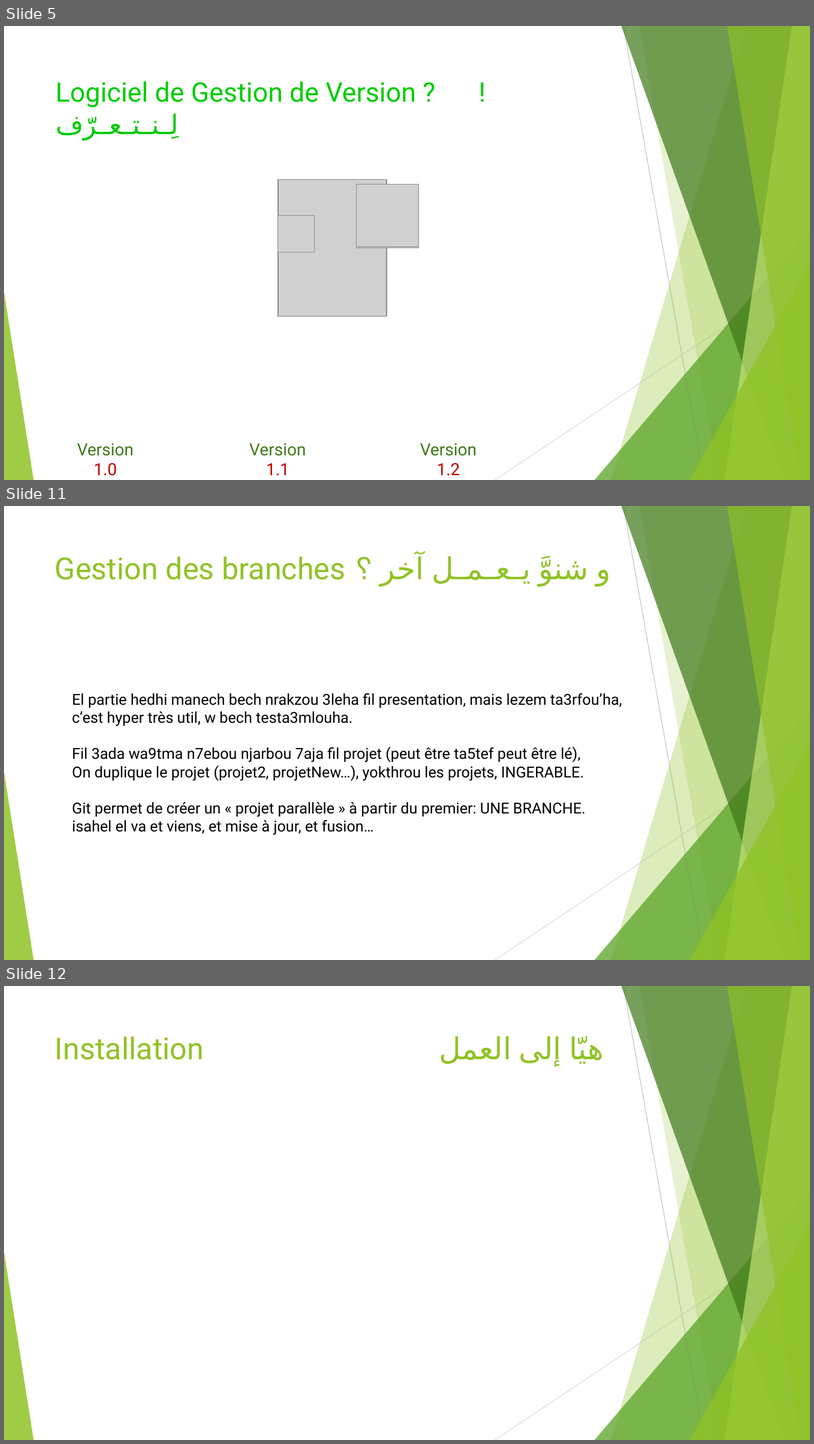
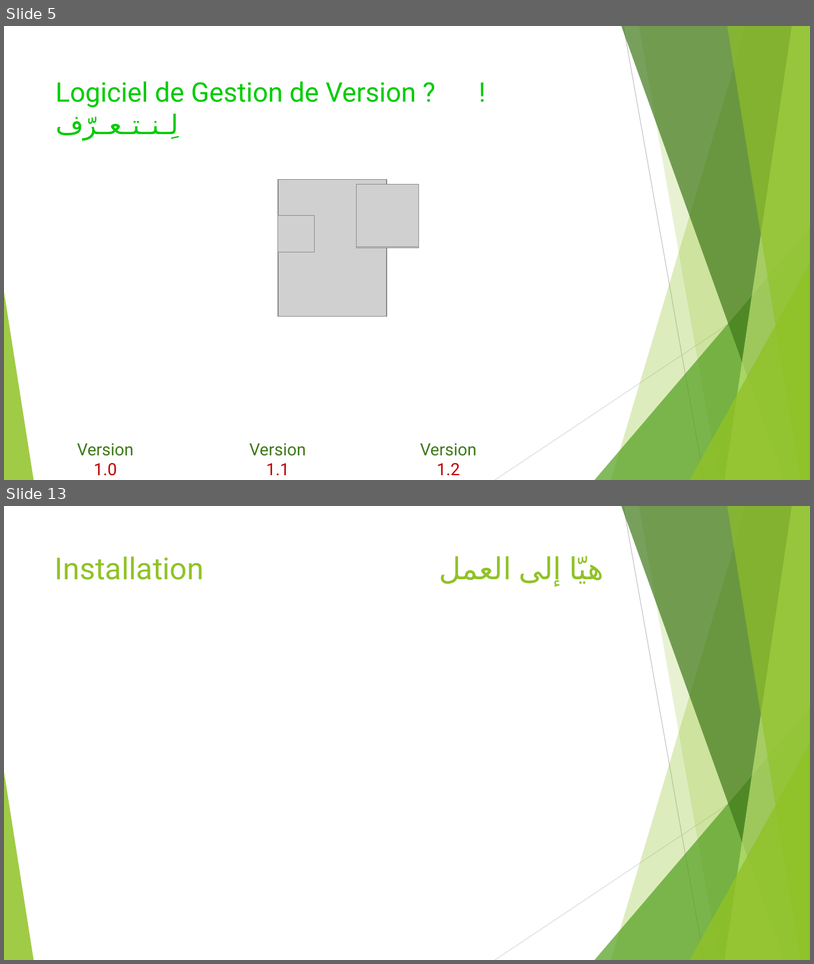
Before and after one commit to MeriemSelmi/GitSlides, a slide deck: Git Bakis.pptm. Shown one above the other, each under a label of ours: slides 5, 11 and 12 before the commit, slides 5 and 13 after it; the slides between them are not shown. The pictures are 814x1444 and 814x964 pixels, drawn with LibreOffice and Linux fonts; fonts in the diff are those of the drawing; grey boxes stand for pictures. Boxes give left, top, right and bottom in pixels: in the first picture for what was removed or moved away, otherwise in the second. Text is boxed around its words. In the diff, an @@ line names an element or a change of style, - is before the commit and + after.

```diff
--- a/Git Bakis.pptm
+++ b/Git Bakis.pptm
@@ slide 11 removed at [4, 506, 810, 960], background #FFFFFF; not listed: 10 template elements that a slide beside it also shows @@
@@ text removed at [55, 556, 345, 580] @@
-Gestion des branches
@@ title removed at [539, 556, 589, 587] @@
-و شنوَّ يـعـمـل آخر ؟
@@ text removed at [72, 693, 623, 835] @@
-El partie hedhi manech bech nrakzou 3leha fil presentation, mais lezem ta3rfou’ha,
-c’est hyper très util, w bech testa3mlouha.
-Fil 3ada wa9tma n7ebou njarbou 7aja fil projet (peut être ta5tef peut être lé),
-On duplique le projet (projet2, projetNew…), yokthrou les projets, INGERABLE.
-Git permet de créer un « projet parallèle » à partir du premier: UNE BRANCHE.
-isahel el va et viens, et mise à jour, et fusion…
@@ what was slide 12 is now slide 13 @@
```
Also in this commit, not shown: 5 slides changed, 3 slides added, 1 other slide removed.
